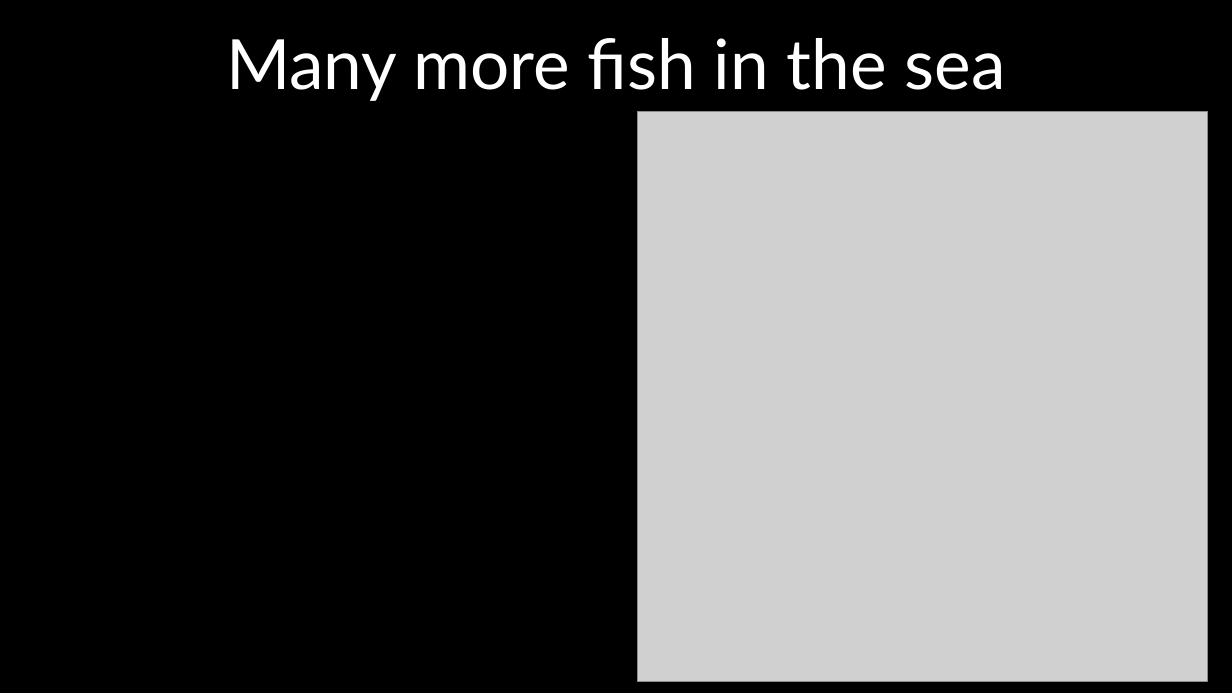
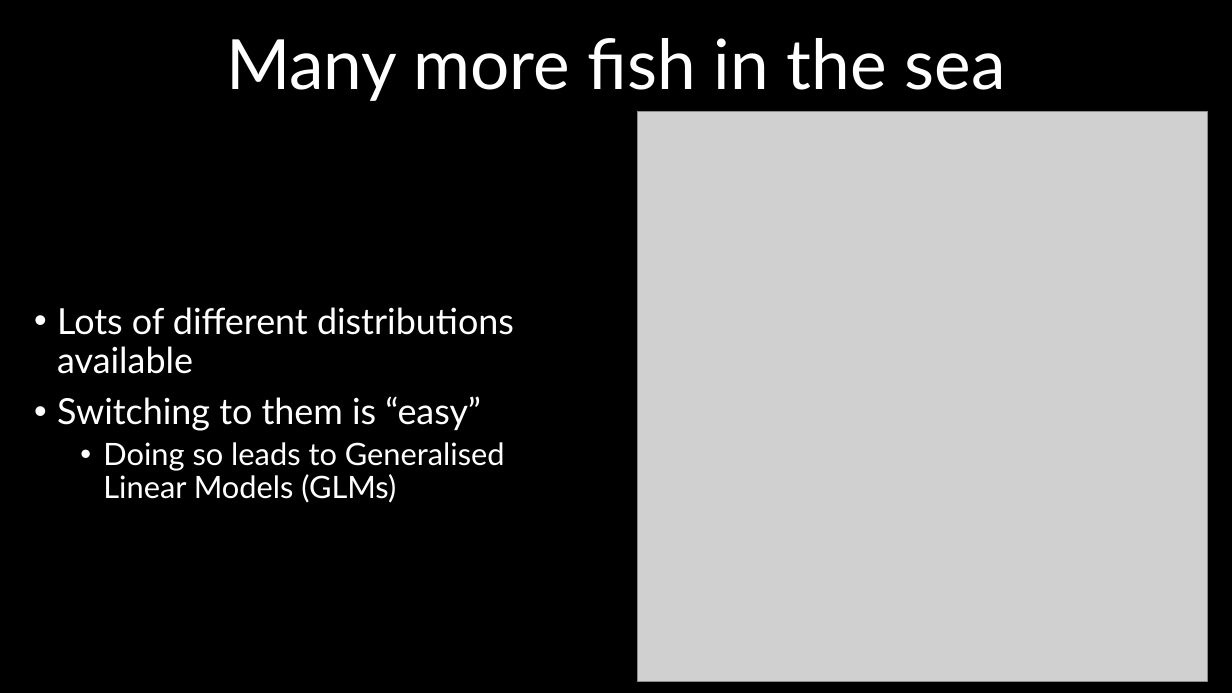
Before and after one commit to DeonRoos/stats-for-biologists, a slide deck: slide 16 of Lectures/Lecture 01.2 Introduction to linear models.pptx (slide 15 before the commit). Drawn at 1232x693 pixels with LibreOffice and Linux fonts; fonts in the diff are those of the drawing; grey boxes stand for pictures. Boxes give left, top, right and bottom in pixels: in the first picture for what was removed or moved away, otherwise in the second. Text is boxed around its words. In the diff, an @@ line names an element or a change of style, - is before the commit and + after.

```diff
--- a/Lectures/Lecture 01.2 Introduction to linear models.pptx
+++ b/Lectures/Lecture 01.2 Introduction to linear models.pptx
@@ text added at <box>57,307,514,503</box>, 28 pt, text #FFFFFF @@
+• Lots of different distributions available
+• Switching to them is “easy”
+  • Doing so leads to Generalised Linear Models (GLMs)
```
Also in this commit, not shown: 6 other slides changed, 4 slides added, 7 slides removed, 12 other files.
